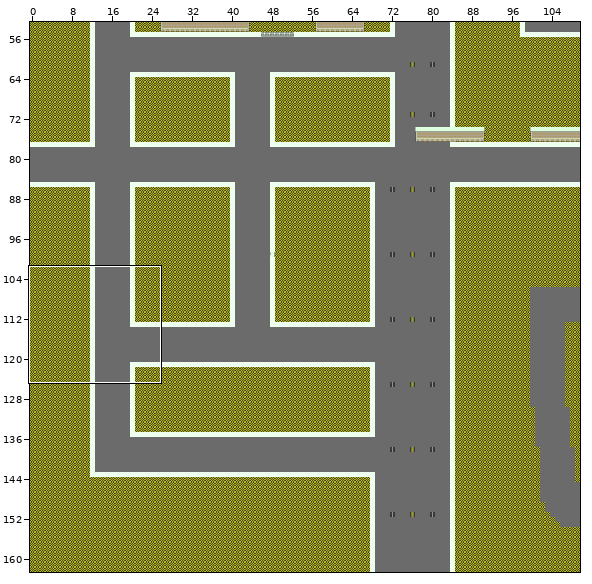
Level history. Tiled map: Assets/Graphics/Maps/Central/CentralDistrict.tmx. Above, an overview of the earlier version with the close-up marked.
Close-up. First the earlier version:
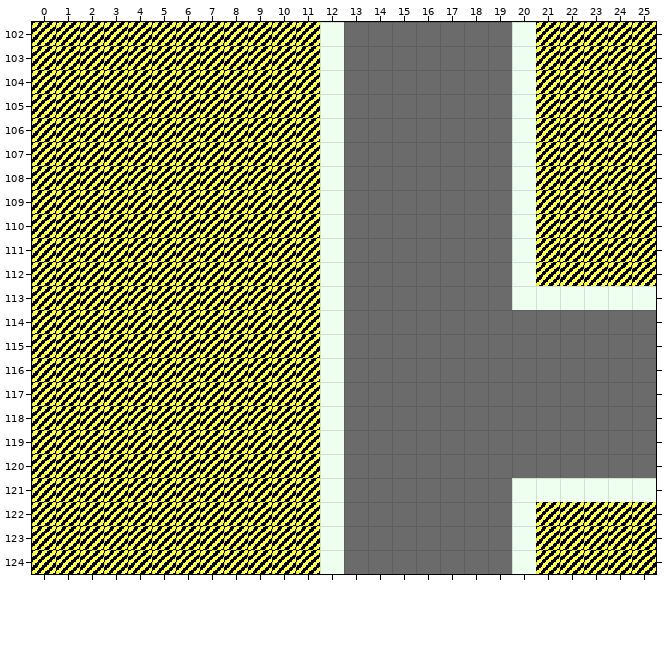
Cells are 16x16 px. Shown: x 0..25, y 102..124. The commit also changed other parts of the map, which this record leaves out.
And afterwards:
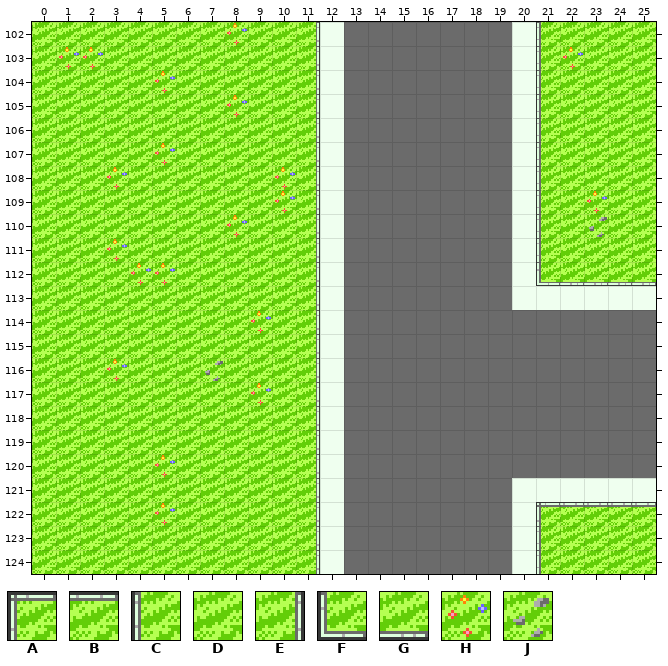
Key: from "UrbanGreenspace": A 0, B 1, C 5, D 6, E 7, F 10, G 11, H 13, J 14.
_ is an empty cell.
Tiles of an added or newly shown layer are drawn over the layers below it.
Changes in this commit:
{"where": "layer \"Graphics/BG\" (added)"}
{"y":102,"x":0,"old":"____________","new":"DDDDDDDDHDDE"}
{"y":102,"x":21,"old":"_____","new":"CDDDD"}
{"y":103,"x":0,"old":"____________","new":"DHHDDDDDDDDE"}
{"y":103,"x":21,"old":"_____","new":"CHDDD"}
{"y":104,"x":0,"old":"____________","new":"DDDDDHDDDDDE"}
{"y":104,"x":21,"old":"_____","new":"CDDDD"}
{"y":105,"x":0,"old":"____________","new":"DDDDDDDDHDDE"}
{"y":105,"x":21,"old":"_____","new":"CDDDD"}
{"y":106,"x":0,"old":"____________","new":"DDDDDDDDDDDE"}
{"y":106,"x":21,"old":"_____","new":"CDDDD"}
{"y":107,"x":0,"old":"____________","new":"DDDDDHDDDDDE"}
{"y":107,"x":21,"old":"_____","new":"CDDDD"}
{"y":108,"x":0,"old":"____________","new":"DDDHDDDDDDHE"}
{"y":108,"x":21,"old":"_____","new":"CDDDD"}
{"y":109,"x":0,"old":"____________","new":"DDDDDDDDDDHE"}
{"y":109,"x":21,"old":"_____","new":"CDHDD"}
{"y":110,"x":0,"old":"____________","new":"DDDDDDDDHDDE"}
{"y":110,"x":21,"old":"_____","new":"CDJDD"}
{"y":111,"x":0,"old":"____________","new":"DDDHDDDDDDDE"}
{"y":111,"x":21,"old":"_____","new":"CDDDD"}
{"y":112,"x":0,"old":"____________","new":"DDDDHHDDDDDE"}
{"y":112,"x":21,"old":"_____","new":"FGGGG"}
{"y":113,"x":0,"old":"____________","new":"DDDDDDDDDDDE"}
{"y":114,"x":0,"old":"____________","new":"DDDDDDDDDHDE"}
{"y":115,"x":0,"old":"____________","new":"DDDDDDDDDDDE"}
{"y":116,"x":0,"old":"____________","new":"DDDHDDDJDDDE"}
{"y":117,"x":0,"old":"____________","new":"DDDDDDDDDHDE"}
{"y":118,"x":0,"old":"____________","new":"DDDDDDDDDDDE"}
{"y":119,"x":0,"old":"____________","new":"DDDDDDDDDDDE"}
{"y":120,"x":0,"old":"____________","new":"DDDDDHDDDDDE"}
{"y":121,"x":0,"old":"____________","new":"DDDDDDDDDDDE"}
{"y":122,"x":0,"old":"____________","new":"DDDDDHDDDDDE"}
{"y":122,"x":21,"old":"_____","new":"ABBBB"}
{"y":123,"x":0,"old":"____________","new":"DDDDDDDDDDDE"}
{"y":123,"x":21,"old":"_____","new":"CDDDD"}
{"y":124,"x":0,"old":"____________","new":"DDDDDDDDDDDE"}
{"y":124,"x":21,"old":"_____","new":"CDDDD"}
{"label":"added","picture_box":[32,22,320,574]}
{"label":"added","picture_box":[536,22,656,286]}
{"label":"added","picture_box":[536,502,656,574]}
